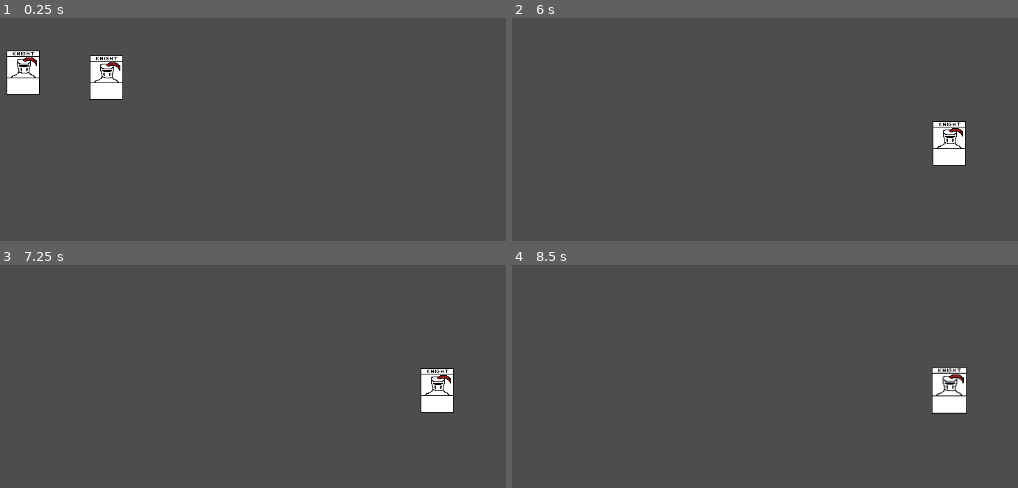
Above: before the commit, frames 1-4 (two rows, left to right).
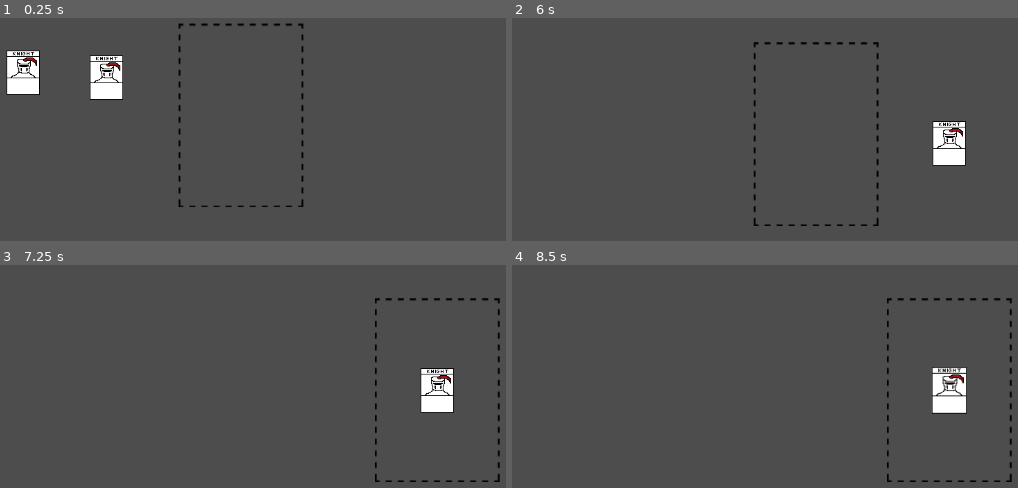
Above: after the commit, the same moments.

Repository: HeavensDivide/Card-Game
Game: Godot game, scene res://Main.tscn
Two runs of this game, one before a commit and one after it. Both use one fixed random seed, a clock stepped at 60 frames per second and the inputs below.
Inputs (mouse positions are in pixels of both pictures, inside the frame that each line leads up to):
- Up to frame 1 (0.25 s): no input
- Up to frame 2 (6 s): tap Enter at 0.5, 2, 3.5 s; drag from (537, 73) to (947, 142) at 0.52 s; tap Space at 1.25, 2.75, 4.25 s; drag from (618, 78) to (947, 142) at 1.27 s; move the mouse to (947, 142) at 2.02 s; click (947, 142) at 2.17 s; drag from (outside the picture) to (947, 142) at 2.77 s; move the mouse to (outside the picture) at 3.52 s; click (outside the picture) at 3.67 s; drag from (628, 174) to (749, 129) at 4.27 s; move the mouse to (outside the picture) at 5.02 s; click (outside the picture) at 5.17 s; drag from (749, 129) to (947, 142) at 5.77 s
- Up to frame 3 (7.25 s): move the mouse to (outside the picture) at 6.52 s; click (outside the picture) at 6.67 s
- Up to frame 4 (8.5 s): drag from (outside the picture) to (947, 389) at 7.27 s; move the mouse to (947, 389) at 8.02 s; click (947, 389) at 8.17 s

The runs differ from the first frame. In frame 1, 0.7% of the frame differs, in the area x 35-61%, y 2-85%; in frame 2, 0.7%; in frame 3, 0.6%; in frame 4, 0.6%.

Commit message:
Card Slots

Diff:
--- a/CardManager.gd
+++ b/CardManager.gd
@@ -4,6 +4,7 @@
 
 var screen_size
 var card_being_dragged
+var is_hovering_on_card
 
 func _ready() -> void:
 	screen_size = get_viewport_rect().size
@@ -33,10 +34,18 @@
 
 
 func on_hovered_over_card(card):
-	highlight_card(card, true)
+	if !is_hovering_on_card:
+		is_hovering_on_card = true
+		highlight_card(card, true)
 
 func on_hovered_off_card(card):
 	highlight_card(card, false)
+	var new_card_hovered = raycast_check_for_card()
+	if new_card_hovered:
+		highlight_card(new_card_hovered, true)
+	else:
+		is_hovering_on_card = false
+
 
 func highlight_card(card, hovered):
 	if hovered:
--- /dev/null
+++ b/CardSlot.tscn
@@ -0,0 +1,16 @@
+[gd_scene load_steps=3 format=3 uid="uid://bev82ovoox52d"]
+
+[ext_resource type="Texture2D" uid="uid://dm2cdc8c0svhe" path="res://CardSlot.png" id="1_5tl20"]
+
+[sub_resource type="RectangleShape2D" id="RectangleShape2D_mt86f"]
+size = Vector2(180, 264)
+
+[node name="CardSlot" type="Node2D"]
+
+[node name="CardSlotImage" type="Sprite2D" parent="."]
+texture = ExtResource("1_5tl20")
+
+[node name="Area2D" type="Area2D" parent="."]
+
+[node name="CollisionShape2D" type="CollisionShape2D" parent="Area2D"]
+shape = SubResource("RectangleShape2D_mt86f")
--- a/Main.tscn
+++ b/Main.tscn
@@ -1,7 +1,8 @@
-[gd_scene load_steps=3 format=3 uid="uid://c7q77h3vo80a"]
+[gd_scene load_steps=4 format=3 uid="uid://c7q77h3vo80a"]
 
 [ext_resource type="Script" uid="uid://d0qi1fwccd5sm" path="res://CardManager.gd" id="1_uu6xs"]
 [ext_resource type="PackedScene" uid="uid://blenoccdqo4r6" path="res://Card.tscn" id="2_r0du0"]
+[ext_resource type="PackedScene" uid="uid://bev82ovoox52d" path="res://CardSlot.tscn" id="3_r0du0"]
 
 [node name="Main" type="Node2D"]
 
@@ -13,3 +14,6 @@
 
 [node name="Card2" parent="CardManager" instance=ExtResource("2_r0du0")]
 position = Vector2(214, 86)
+
+[node name="CardSlot" parent="." instance=ExtResource("3_r0du0")]
+position = Vector2(408, 141)
Binary file added: CardSlot.png
Not shown, added: CardSlot.png.import
